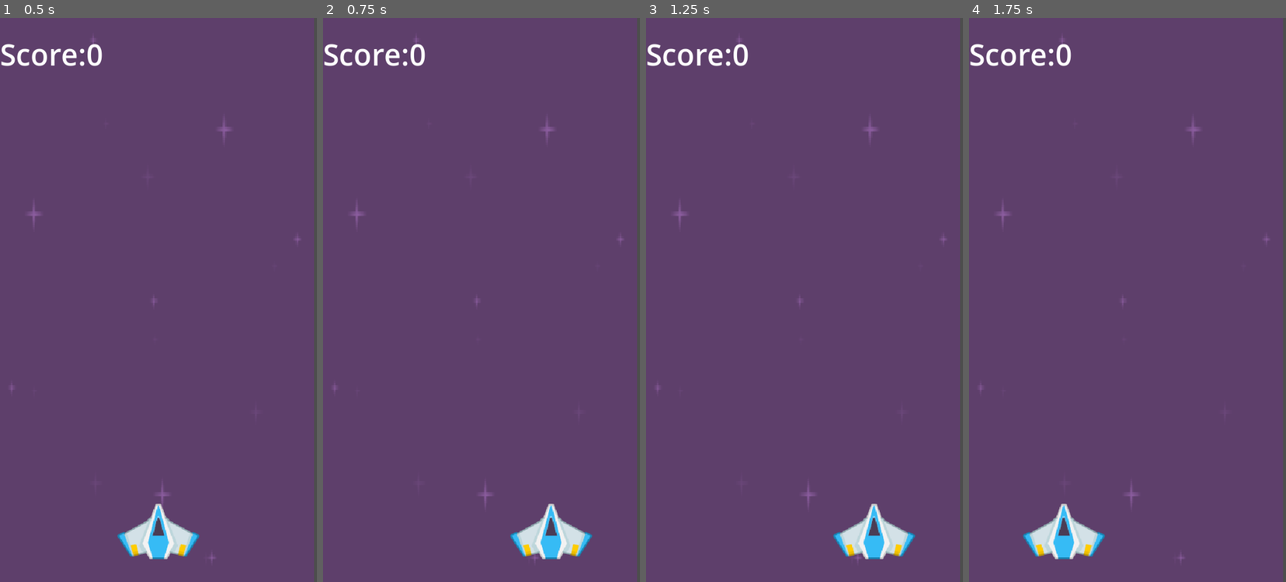
Above: before the commit, frames 1-4 (left to right).
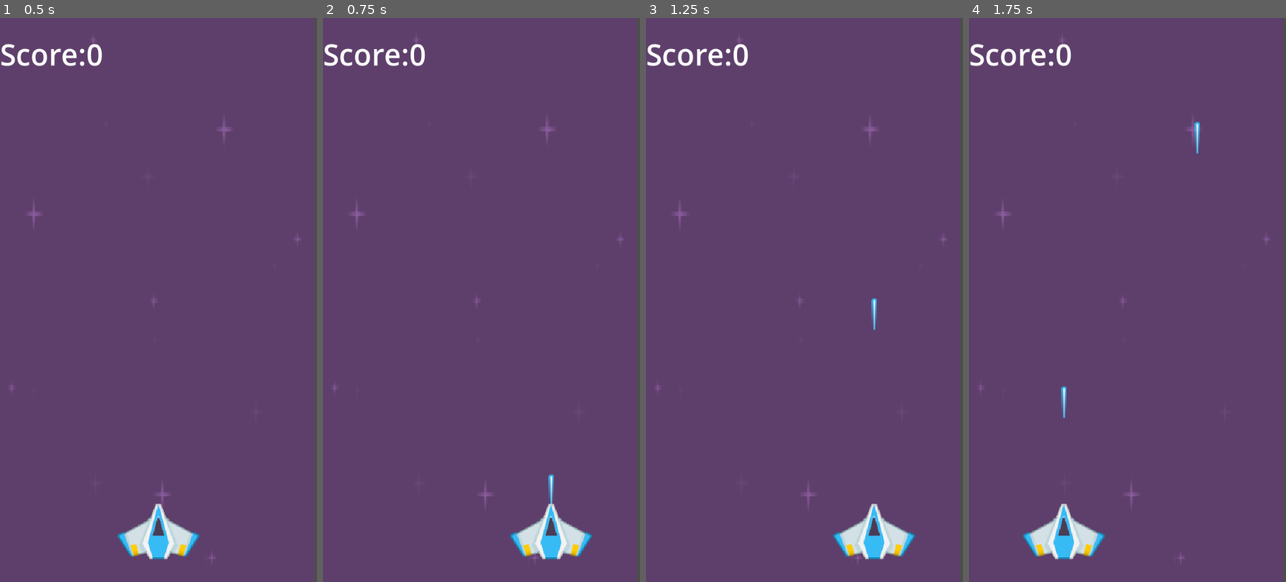
Above: after the commit, the same moments.

Repository: HA5UN0/rfgd-beginner-projects
Game: Godot game, scene res://scenes/main.tscn
Same seed, same stepped clock (60 frames per second), same inputs: the game is played once before the commit and once after it.
Inputs (mouse positions are in pixels of both pictures, inside the frame that each line leads up to):
- Up to frame 1 (0.5 s): no input
- Up to frame 2 (0.75 s): tap Enter at 0.5 s; move the mouse to (551, 271) at 0.52 s; tap Space (fire) at 0.6 s
- Up to frame 3 (1.25 s): no input
- Up to frame 4 (1.75 s): move the mouse to (1064, 328) at 1.27 s; tap Space (fire) at 1.35 s

Frame 1 is identical in both runs. In frame 2, less than 0.1% of the frame differs, in the area x 71-73%, y 80-87%; in frame 3, less than 0.1%; in frame 4, 0.2%, in the area x 28-73%, y 18-71%.
Error before the commit: Cannot call method 'instantiate' on a null value. (res://scripts/player.gd:12)

Commit message:
created laser script and logic

Diff:
--- a/space_shooter/scenes/laser.tscn
+++ b/space_shooter/scenes/laser.tscn
@@ -1,5 +1,6 @@
-[gd_scene load_steps=3 format=3 uid="uid://d3157xmvk4kxg"]
+[gd_scene load_steps=4 format=3 uid="uid://d3157xmvk4kxg"]
 
+[ext_resource type="Script" path="res://scripts/laser.gd" id="1_6lh6m"]
 [ext_resource type="Texture2D" uid="uid://v3ixmsh64bec" path="res://art/kenney_space-shooter-redux/PNG/Lasers/laserBlue01.png" id="1_rwpsw"]
 
 [sub_resource type="CapsuleShape2D" id="CapsuleShape2D_cjddv"]
@@ -7,6 +8,7 @@
 height = 54.0
 
 [node name="Laser" type="Area2D"]
+script = ExtResource("1_6lh6m")
 
 [node name="Sprite2D" type="Sprite2D" parent="."]
 z_index = 4
@@ -15,3 +17,5 @@
 [node name="CollisionShape2D" type="CollisionShape2D" parent="."]
 z_index = 4
 shape = SubResource("CapsuleShape2D_cjddv")
+
+[connection signal="area_entered" from="." to="." method="_on_area_entered"]
--- a/space_shooter/scenes/main.tscn
+++ b/space_shooter/scenes/main.tscn
@@ -1,9 +1,10 @@
-[gd_scene load_steps=8 format=3 uid="uid://b2jetwafg6kgt"]
+[gd_scene load_steps=9 format=3 uid="uid://b2jetwafg6kgt"]
 
 [ext_resource type="Script" path="res://scripts/player.gd" id="1_34lnp"]
 [ext_resource type="Script" path="res://scripts/main.gd" id="1_lic38"]
 [ext_resource type="Texture2D" uid="uid://1ltne3wbswto" path="res://art/kenney_space-shooter-redux/Backgrounds/purple.png" id="1_t77up"]
 [ext_resource type="Texture2D" uid="uid://bqf8ynfi2nw82" path="res://art/kenney_space-shooter-redux/PNG/playerShip2_blue.png" id="2_ps4yw"]
+[ext_resource type="PackedScene" uid="uid://d3157xmvk4kxg" path="res://scenes/laser.tscn" id="5_fjmwy"]
 
 [sub_resource type="CircleShape2D" id="CircleShape2D_mvrvi"]
 radius = 57.3149
@@ -21,6 +22,7 @@
 z_index = 1
 position = Vector2(274, 874)
 script = ExtResource("1_34lnp")
+laser_tcsn = ExtResource("5_fjmwy")
 
 [node name="playerBody" type="Sprite2D" parent="Player"]
 z_index = 5
--- /dev/null
+++ b/space_shooter/scripts/laser.gd
@@ -0,0 +1,13 @@
+extends Area2D
+
+@export var speed: float = 600
+
+# cosistent speed for every setup
+func _process(delta):
+	position.y -= speed * delta
+
+
+# deletes self if collids with enemy
+func _on_area_entered(area):
+	if area.is_in_group("enemy"):
+		self.queue_free()
